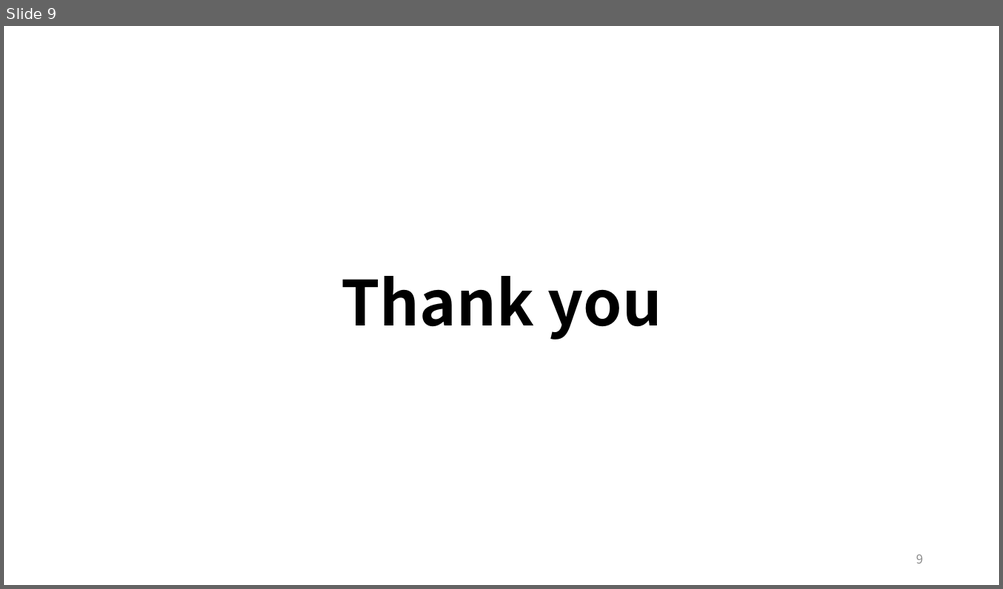
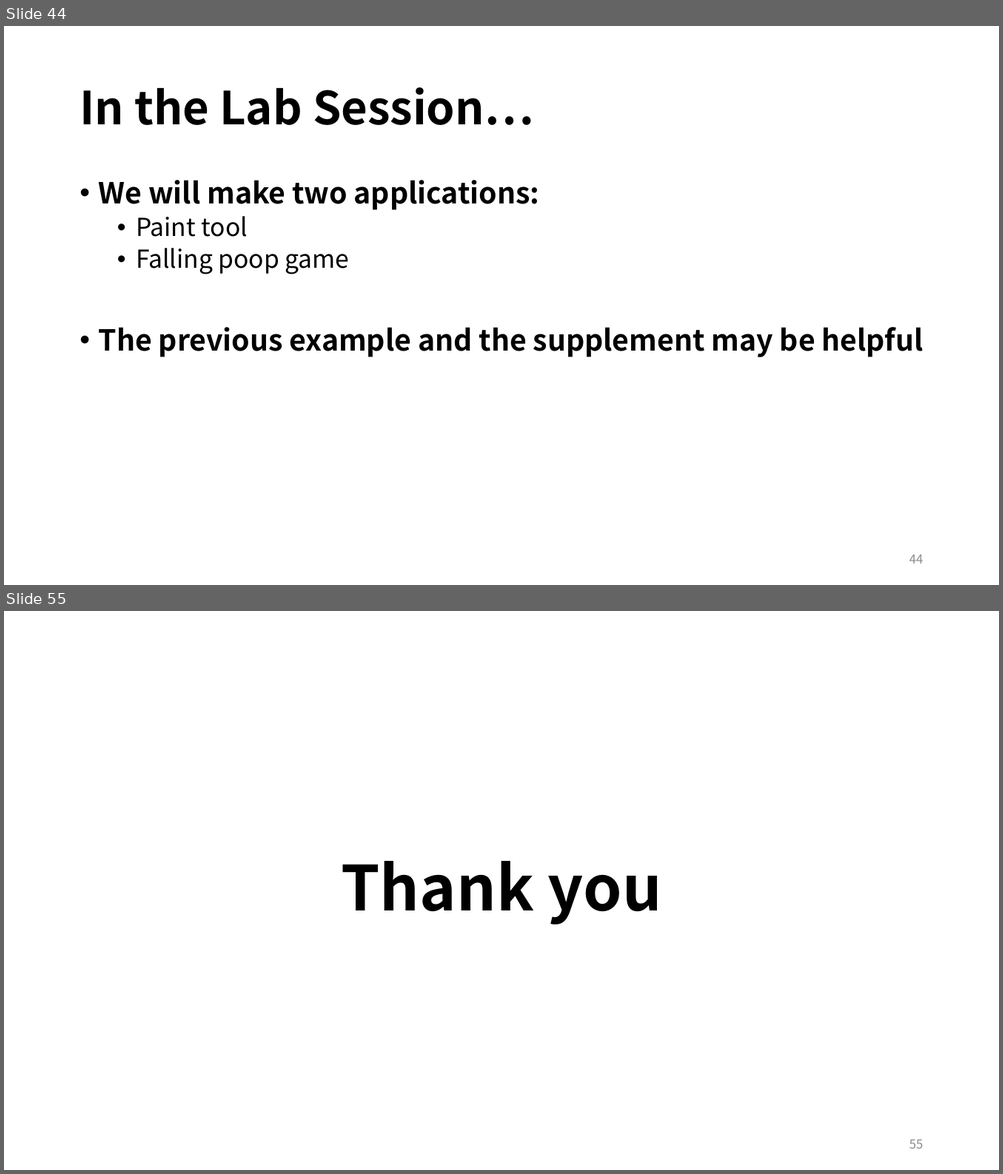
Before and after one commit to EunSeong-Park/EunSeong-Park.github.io, a slide deck: contents/2020_ITinerary/assets/session_4/preclass.pptx. Shown one above the other, each under a label of ours: slide 9 before the commit, slides 44 and 55 after it; the slides between them are not shown. The pictures are 1003x589 and 1003x1174 pixels, drawn with LibreOffice and Linux fonts; fonts in the diff are those of the drawing. Boxes give left, top, right and bottom in pixels: in the first picture for what was removed or moved away, otherwise in the second. Text is boxed around its words. In the diff, an @@ line names an element or a change of style, - is before the commit and + after.

```diff
--- a/contents/2020_ITinerary/assets/session_4/preclass.pptx
+++ b/contents/2020_ITinerary/assets/session_4/preclass.pptx
@@ slide 44 added at <box>4,26,999,585</box>, background #FFFFFF @@
@@ title added at <box>79,87,535,125</box>, 44 pt, text #000000, bold @@
+In the Lab Session…
@@ text added at <box>99,180,923,358</box>, 28 pt, text #000000, bold @@
+• We will make two applications:
+  • Paint tool
+  • Falling poop game
+• The previous example and the supplement may be helpful
@@ page number added at <box>909,555,923,564</box>, 12 pt, text #8C8C8C @@
+44
@@ what was slide 9 is now slide 55 @@
@@ page number at <box>909,1140,923,1149</box>: text changed @@
-9
+55
```
Also in this commit, not shown: 1 slide changed, 46 other slides added, 1 slide removed, 6 other files.
